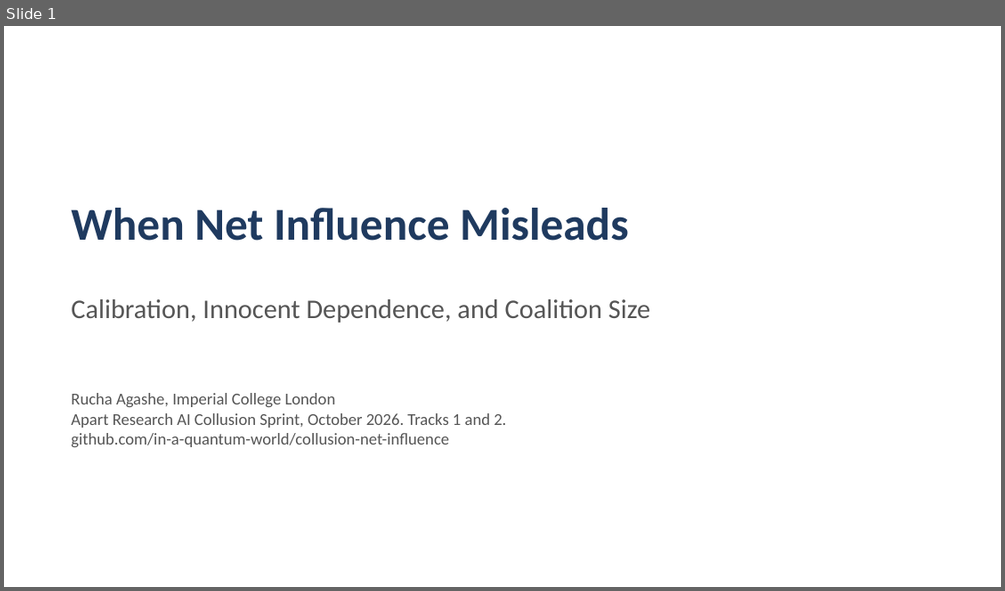
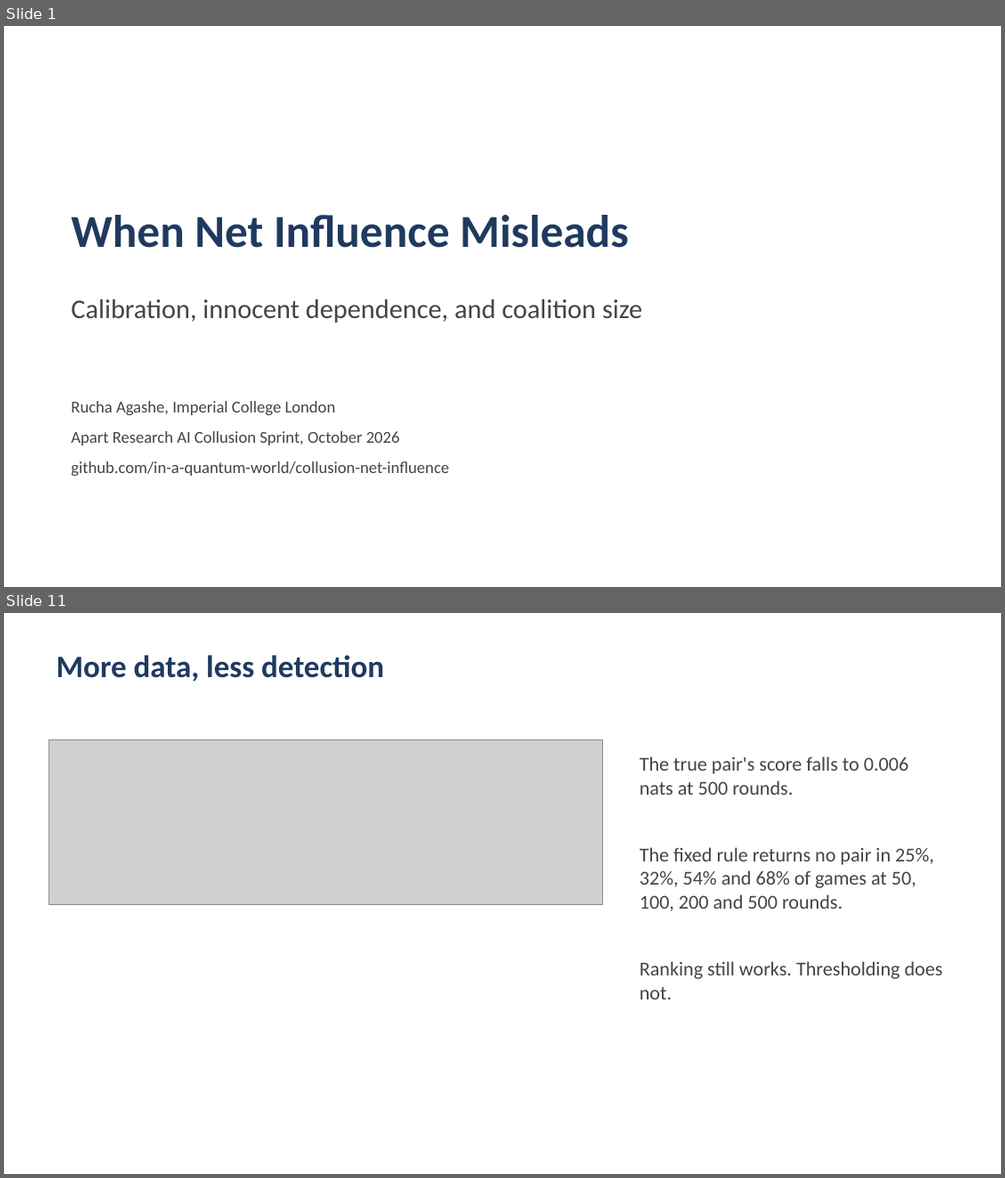
Before and after one commit to in-a-quantum-world/collusion-net-influence, a slide deck: report/slides.pptx. Shown one above the other, each under a label of ours: slide 1 before the commit, slides 1 and 11 after it; the slides between them are not shown. The pictures are 1005x591 and 1005x1178 pixels, drawn with LibreOffice and Linux fonts; fonts in the diff are those of the drawing; grey boxes stand for pictures. Boxes give left, top, right and bottom in pixels: in the first picture for what was removed or moved away, otherwise in the second. Text is boxed around its words. In the diff, an @@ line names an element or a change of style, - is before the commit and + after.

```diff
--- a/report/slides.pptx
+++ b/report/slides.pptx
@@ slide 11 added at box(4, 613, 1001, 1174), background #FFFFFF @@
@@ text added at box(57, 655, 384, 682), 30 pt, text #1F3A5F, bold @@
+More data, less detection
@@ picture added at box(48, 740, 602, 905) @@
@@ text added at box(639, 756, 943, 999), 19 pt, text #444444 @@
+The true pair's score falls to 0.006 nats at 500 rounds.
+The fixed rule returns no pair in 25%, 32%, 54% and 68% of games at 50, 100, 200 and 500 rounds.
+Ranking still works. Thresholding does not.
@@ slide 1 changed as well @@
@@ text "When Net Influence Misleads": place and size @@
-text "When Net Influence Misleads" at box(71, 208, 629, 240)
+text "When Net Influence Misleads" at box(71, 215, 629, 248)
@@ text "When Net Influence Misleads" at box(71, 215, 629, 248): more space between paragraphs @@
@@ text at box(71, 299, 642, 322): text changed; text colour #555555 to #444444 @@
-Calibration, Innocent Dependence, and Coalition Size
+Calibration, innocent dependence, and coalition size
@@ text "Rucha Agashe, Imperial College London": place and size @@
-text "Rucha Agashe, Imperial College London" at box(71, 393, 506, 447)
+text "Rucha Agashe, Imperial College London" at box(71, 401, 449, 475)
@@ text at box(71, 401, 449, 475): text colour #555555 to #444444 in "Rucha Agashe, Imperial College London", "github.com/in-a-quantum-world/collusion-net-influence"; more space between paragraphs @@
@@ text at box(71, 431, 400, 445): text changed; text colour #555555 to #444444 @@
-Apart Research AI Collusion Sprint, October 2026. Tracks 1 and 2.
+Apart Research AI Collusion Sprint, October 2026
```
Also in this commit, not shown: 1 other slide changed, 13 other slides added, 6 slides removed, 1 other file.
